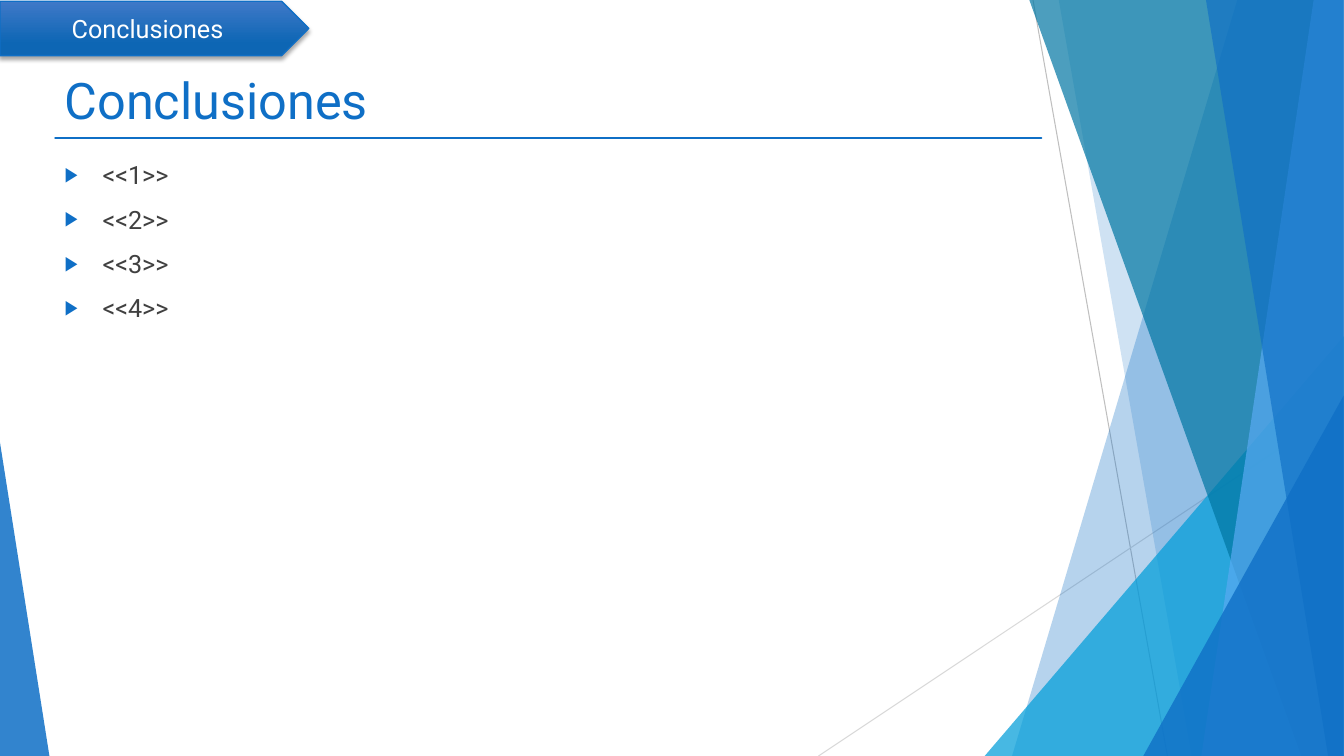
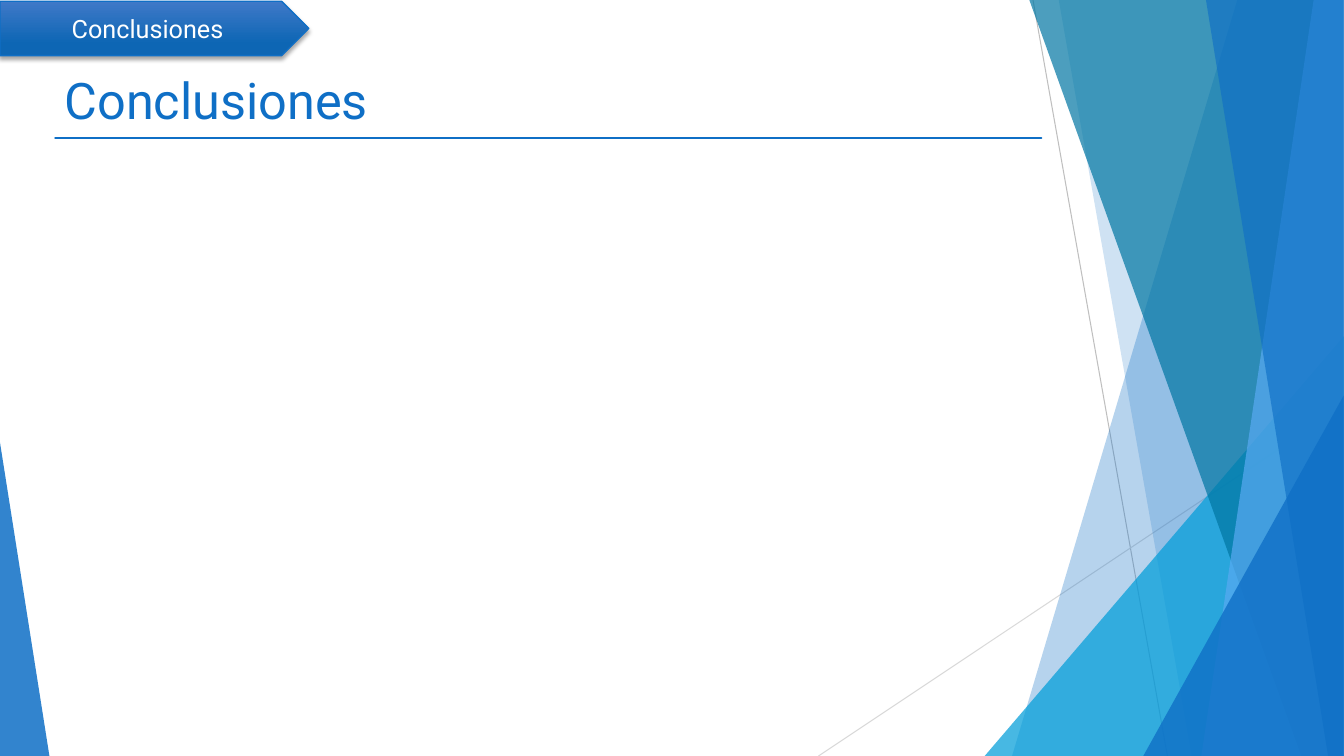
Before and after one commit to mcamara75/tituloUnap, a slide deck: slide 10 of 2018/TT IQQ 2018 Camara y Garay.pptx. Drawn at 1344x756 pixels with LibreOffice and Linux fonts; fonts in the diff are those of the drawing. Boxes give left, top, right and bottom in pixels: in the first picture for what was removed or moved away, otherwise in the second. Text is boxed around its words. In the diff, an @@ line names an element or a change of style, - is before the commit and + after.

```diff
--- a/2018/TT IQQ 2018 Camara y Garay.pptx
+++ b/2018/TT IQQ 2018 Camara y Garay.pptx
@@ text removed at (x1=103, y1=166, x2=169, y2=317) @@
-▶ <<1>>
-▶ <<2>>
-▶ <<3>>
-▶ <<4>>
```
Also in this commit, not shown: 2 other slides changed.
